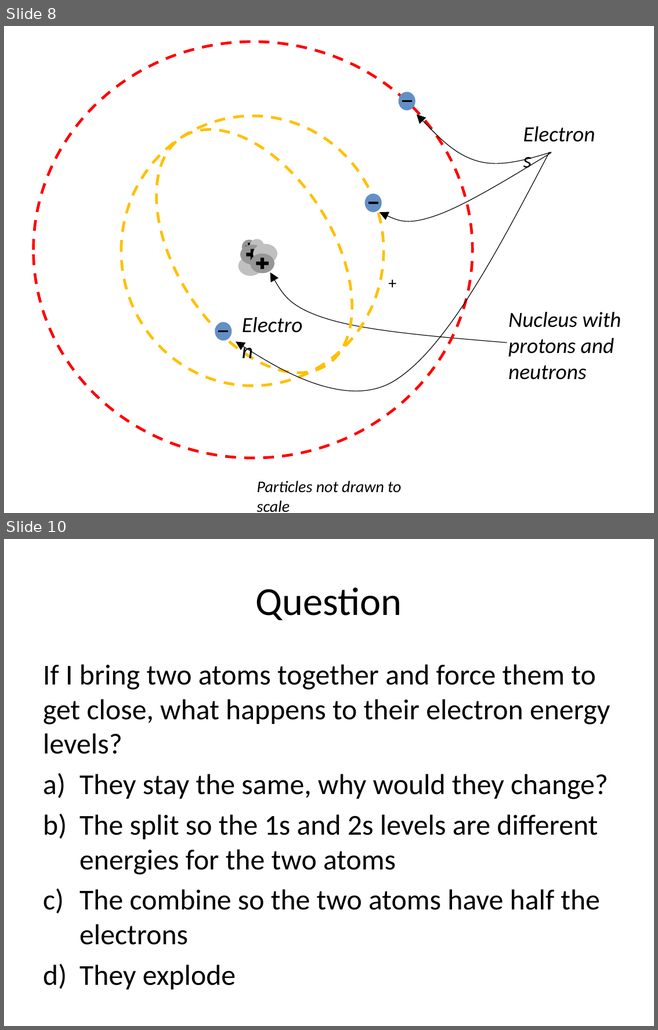
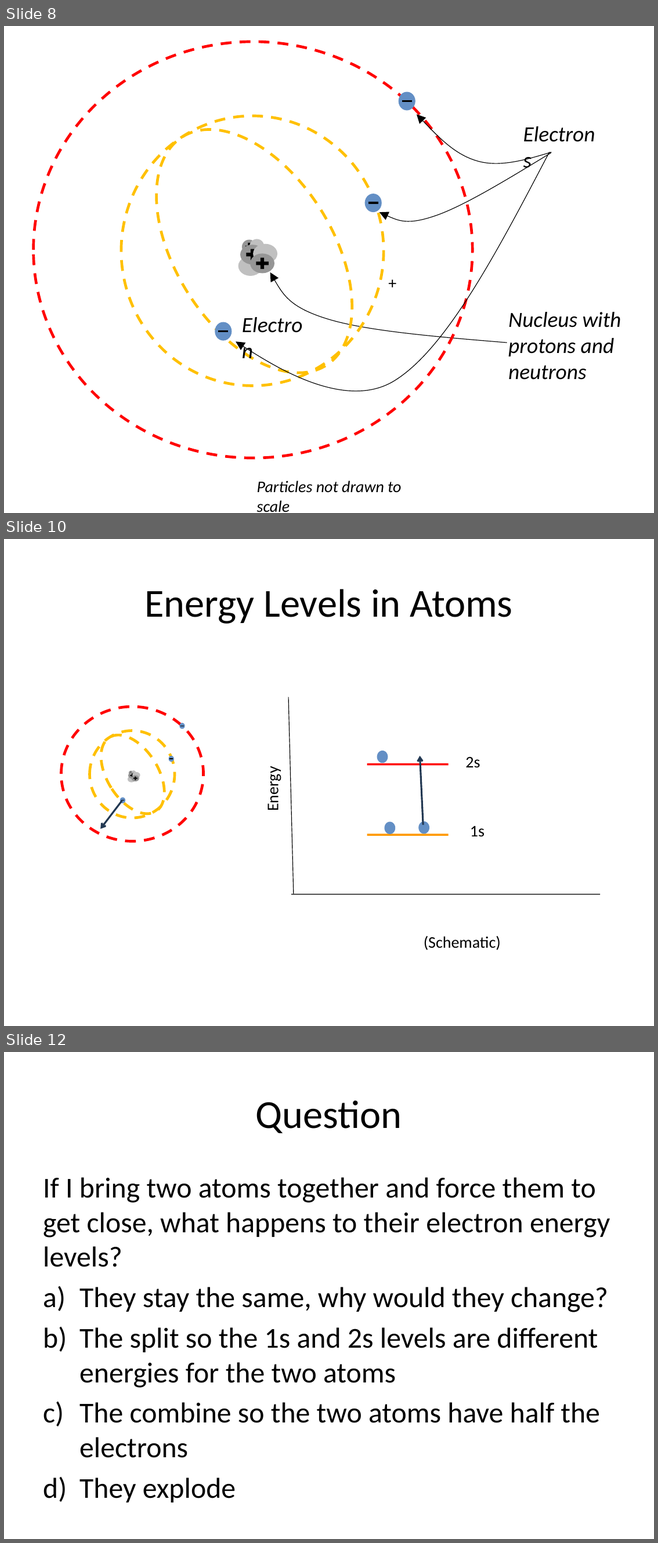
Before and after one commit to rtlines/PH223-Engineering-Physics, a slide deck: Slides/PH223_Lecture_20.pptx. Shown one above the other, each under a label of ours: slides 8 and 10 before the commit, slides 8, 10 and 12 after it; the slides between them are not shown. The pictures are 658x1030 and 658x1543 pixels, drawn with LibreOffice and Linux fonts; fonts in the diff are those of the drawing. Boxes give left, top, right and bottom in pixels: in the first picture for what was removed or moved away, otherwise in the second. Text is boxed around its words. In the diff, an @@ line names an element or a change of style, - is before the commit and + after.

```diff
--- a/Slides/PH223_Lecture_20.pptx
+++ b/Slides/PH223_Lecture_20.pptx
@@ slide 10 added at [4,539,654,1026], background #FFFFFF @@
@@ title added at [144,589,513,624], 44 pt, text #000000 @@
+Energy Levels in Atoms
@@ line added from (293, 895) to (289, 697), #000000 0.75 pt @@
@@ group added at [61,707,204,841]: 14 ellipses, 4 plus signs, 3 math minuses @@
@@ line added from (367, 765) to (448, 765), #FF0000 2.25 pt @@
@@ ellipse added at [377,751,388,763], fill #638FC5 @@
@@ freeform shape added at [420,756,423,826], outline #233953 2 pt @@
@@ text added at [465,757,480,768], 18 pt, text #000000 @@
+2s
@@ text added at [263,770,282,810], 18 pt, text #000000 @@
+Energy
@@ freeform shape added at [100,801,122,829], outline #233953 2 pt @@
@@ ellipse added at [384,821,395,834], fill #638FC5 @@
@@ ellipse added at [419,821,430,834], fill #638FC5 @@
@@ text added at [470,826,484,837], 18 pt, text #000000 @@
+1s
@@ line added from (367, 835) to (448, 835), #FF9900 2.25 pt @@
@@ line added from (291, 895) to (600, 895), #000000 0.75 pt @@
@@ text added at [423,936,500,950], 18 pt, text #000000 @@
+(Schematic)
@@ what was slide 10 is now slide 12 @@
```
Also in this commit, not shown: 6 slides changed, 1 other slide added, 6 other files.
